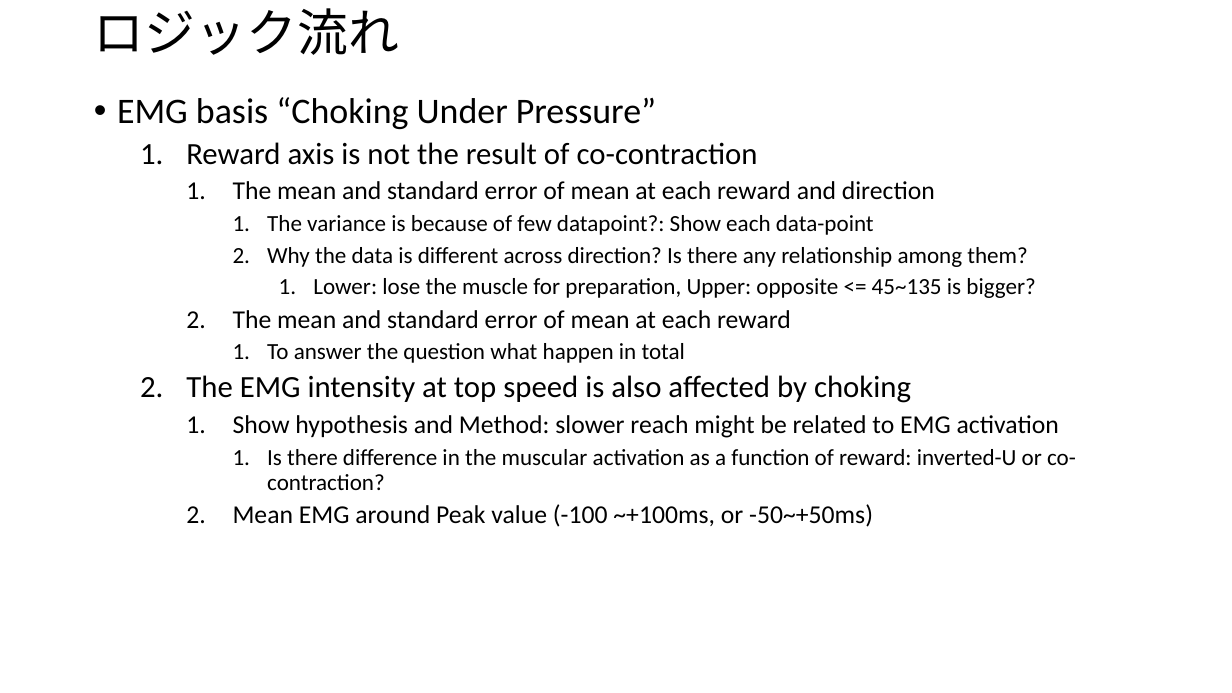
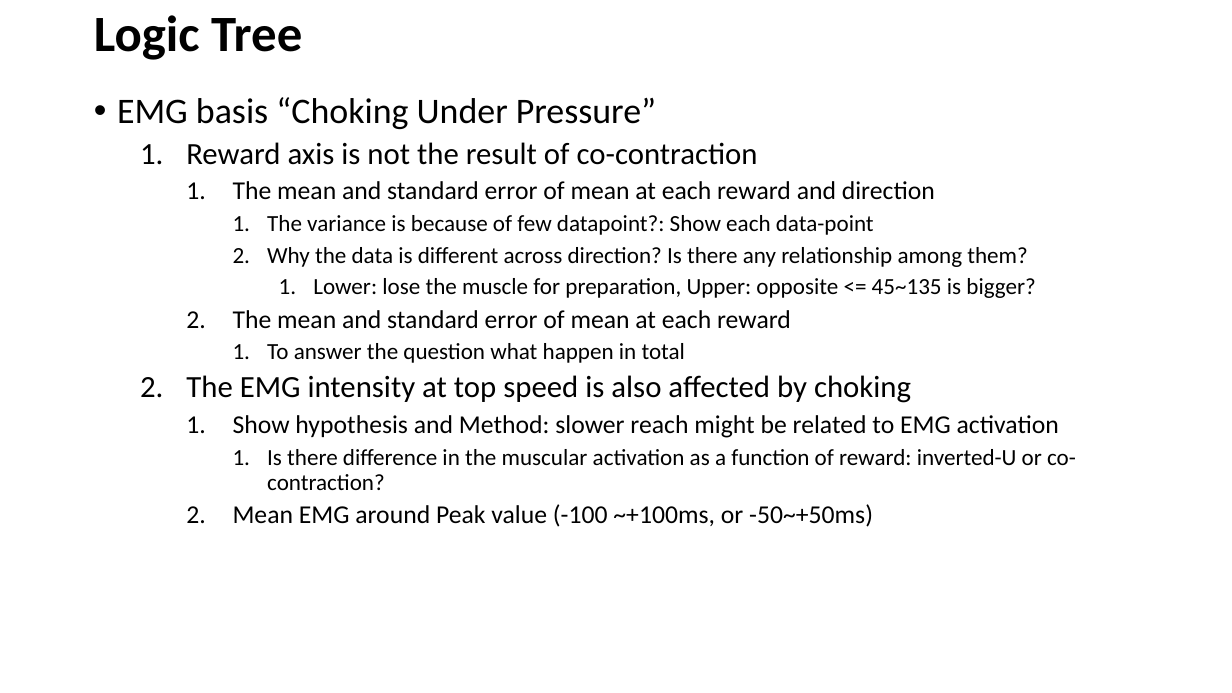
Before and after one commit to Hiroo-Miyata/chase-lab, a slide deck: slide 2 of report/20220902.pptx. Drawn at 1232x693 pixels with LibreOffice and Linux fonts; fonts in the diff are those of the drawing. Boxes give left, top, right and bottom in pixels: in the first picture for what was removed or moved away, otherwise in the second. Text is boxed around its words. In the diff, an @@ line names an element or a change of style, - is before the commit and + after.

```diff
--- a/report/20220902.pptx
+++ b/report/20220902.pptx
@@ title at (94, 15, 302, 60): text changed; bold on @@
-ロジック流れ
+Logic Tree
```
Also in this commit, not shown: 4 other slides changed, 6 slides added, 1 slide removed, 13 other files.
